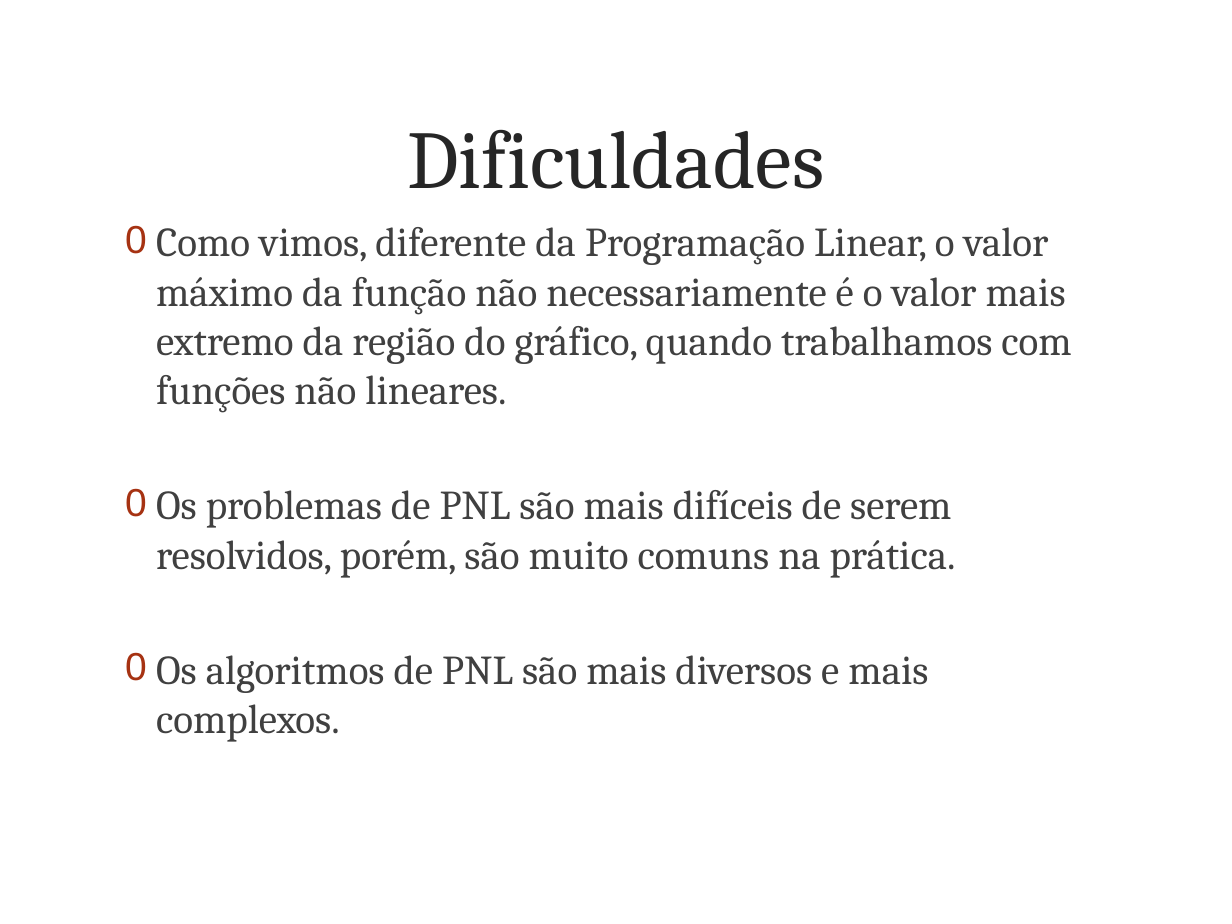
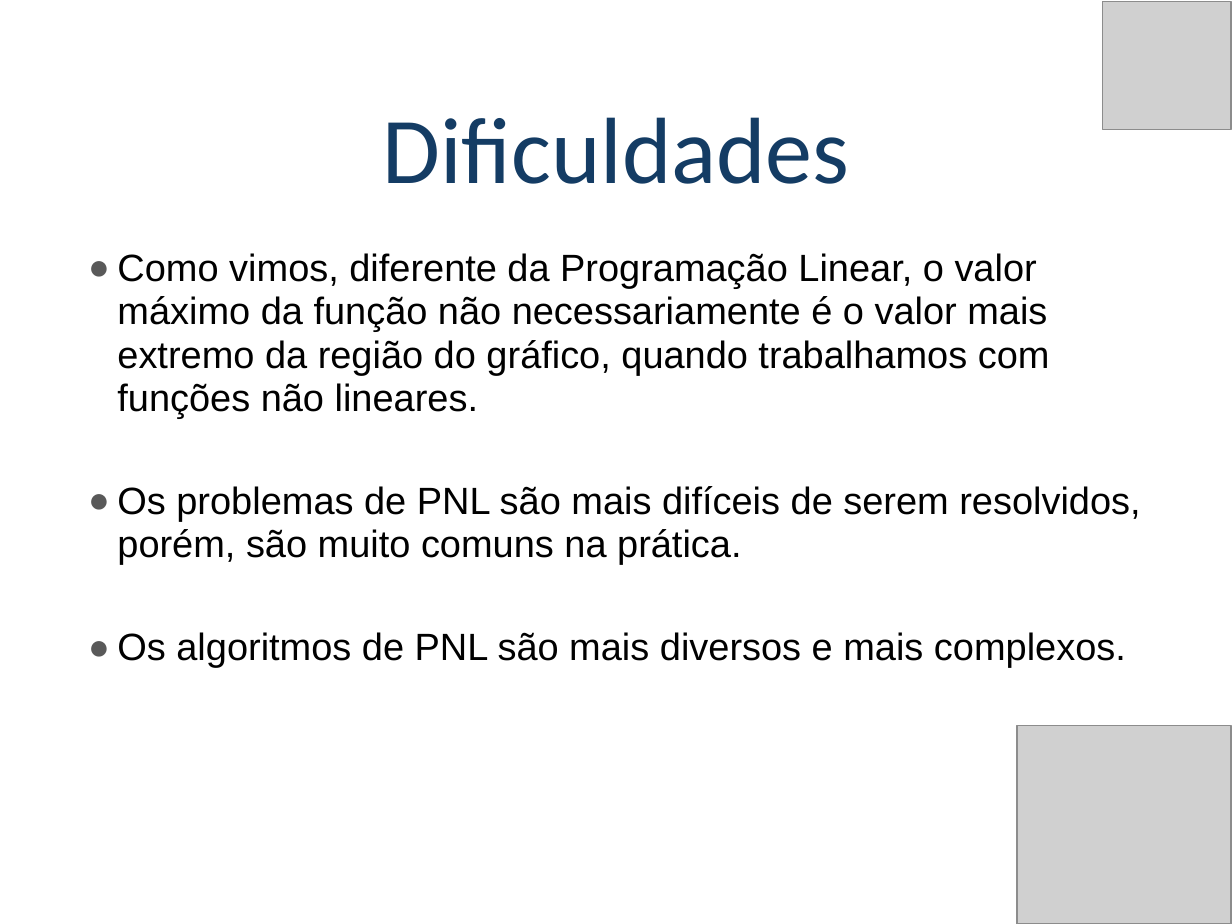
Before and after one commit to poparatodos/Pesquisa-Operacional-Para-Todos, a slide deck: slide 10 of assets/slides/po2/Programação Não Linear.pptx. Drawn at 1232x924 pixels with LibreOffice and Linux fonts; fonts in the diff are those of the drawing; grey boxes stand for pictures; background and template pictures are left out. Boxes give left, top, right and bottom in pixels: in the first picture for what was removed or moved away, otherwise in the second. Text is boxed around its words. In the diff, an @@ line names an element or a change of style, - is before the commit and + after.

```diff
--- a/assets/slides/po2/Programação Não Linear.pptx
+++ b/assets/slides/po2/Programação Não Linear.pptx
@@ title "Dificuldades": place and size @@
-title "Dificuldades" at box(408, 129, 825, 189)
+title "Dificuldades" at box(382, 117, 849, 184)
@@ title "Dificuldades" at box(382, 117, 849, 184): size 48 to 55 pt, font Cambria to Calibri, text colour #262626 to #143C64; line spacing 1 to 0.9; vertical alignment middle to bottom @@
@@ picture added at box(1103, 1, 1231, 129) @@
@@ text "Como vimos, diferente da Programação ...": place and size @@
-text "Como vimos, diferente da Programação ..." at box(156, 227, 1071, 742)
+text "Como vimos, diferente da Programação ..." at box(117, 253, 1140, 667)
@@ text "Como vimos, diferente da Programação ..." at box(117, 253, 1140, 667): size 24 to 22.2 pt, font Cambria to Arial, text colour #404040 to #000000; bullet 0 to ●; line spacing 1 to 0.95; less space between paragraphs; bullet colour #A63212 to #595959 @@
@@ picture added at box(1016, 726, 1231, 924) @@
```
Also in this commit, not shown: 31 other slides changed, 11 other files.
